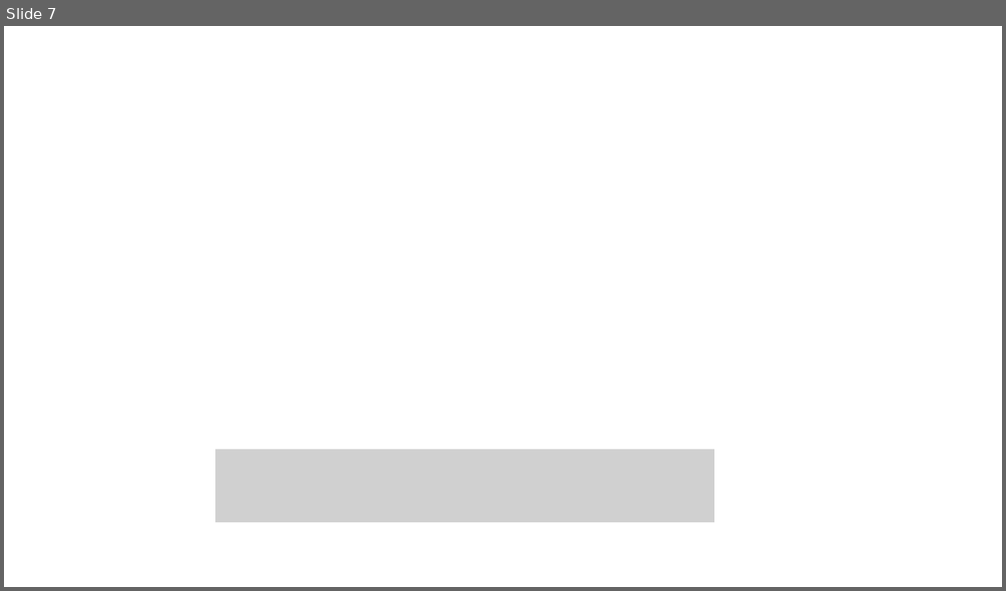
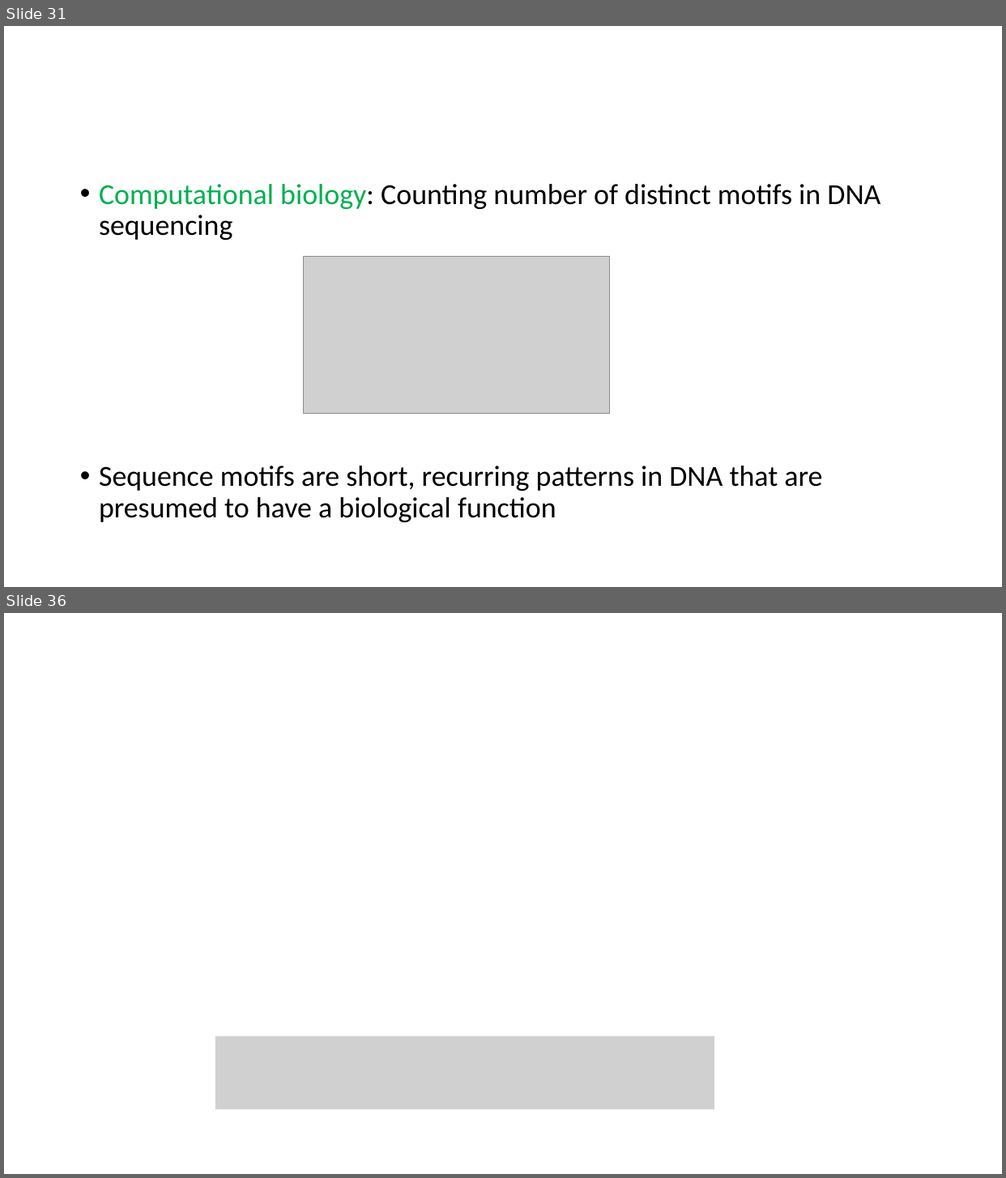
Before and after one commit to samsonzhou/samsonzhou.github.io, a slide deck: CSCE689-23/L16.pptx. Shown one above the other, each under a label of ours: slide 7 before the commit, slides 31 and 36 after it; the slides between them are not shown. The pictures are 1006x591 and 1006x1178 pixels, drawn with LibreOffice and Linux fonts; fonts in the diff are those of the drawing; grey boxes stand for pictures. Boxes give left, top, right and bottom in pixels: in the first picture for what was removed or moved away, otherwise in the second. Text is boxed around its words. In the diff, an @@ line names an element or a change of style, - is before the commit and + after.

```diff
--- a/CSCE689-23/L16.pptx
+++ b/CSCE689-23/L16.pptx
@@ slide 31 added at [4, 26, 1002, 587], background #FFFFFF @@
@@ text added at [99, 184, 880, 523], 28 pt, text #000000 @@
+• Computational biology: Counting number of distinct motifs in DNA sequencing
+• Sequence motifs are short, recurring patterns in DNA that are presumed to have a biological function
@@ picture added at [304, 257, 610, 414] @@
@@ what was slide 7 is now slide 36 @@
```
Also in this commit, not shown: 28 other slides added.
